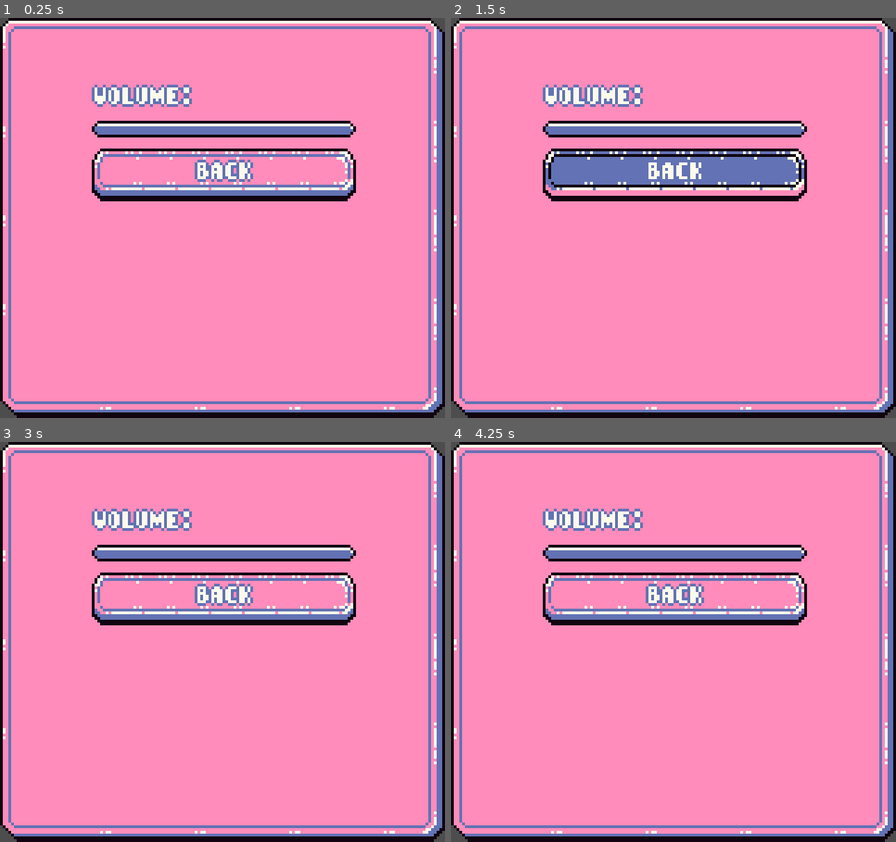
Above: before the commit, frames 1-4 (two rows, left to right).
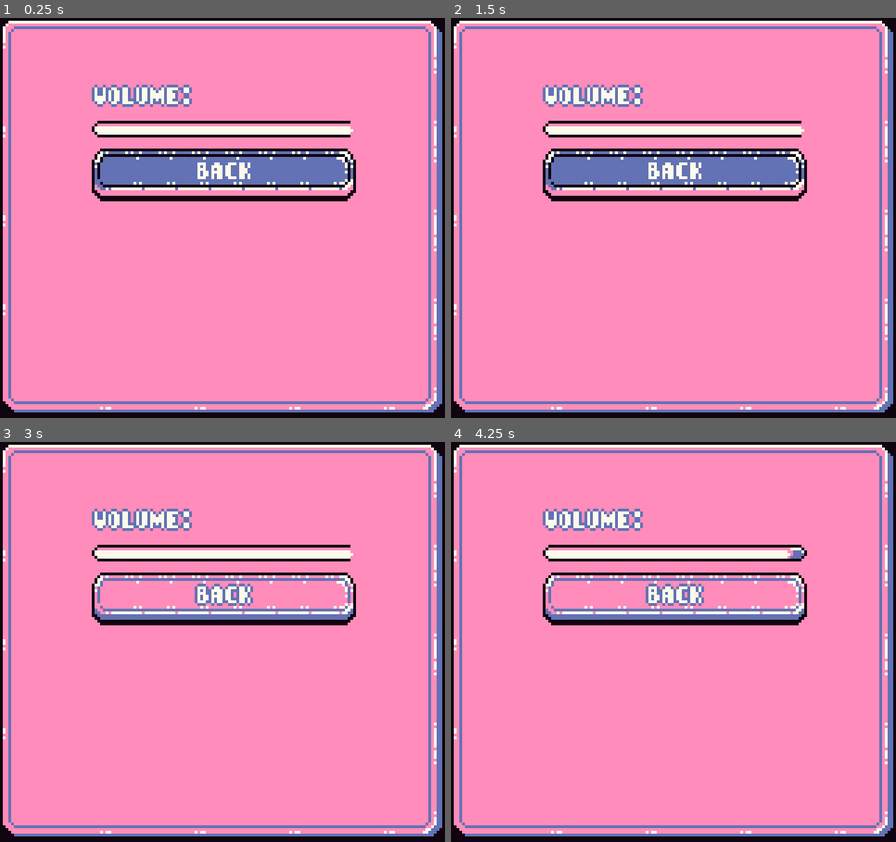
Above: after the commit, the same moments.

Repository: 0xspiderr/gbjam13_gamejam
Game: Godot game, scene res://ui/menus/settings_menu.tscn
Same seed, same stepped clock (60 frames per second), same inputs: the game is played once before the commit and once after it. This scene is started directly instead of the project's main scene.
Inputs:
- Up to frame 1 (0.25 s): no input
- Up to frame 2 (1.5 s): hold D (right) 0.53-1.28 s; hold S (down) from 1.28 s (still down)
- Up to frame 3 (3 s): release S (down) at 2.03 s; hold D (right) 2.03-2.78 s; hold W (up) from 2.78 s (still down)
- Up to frame 4 (4.25 s): tap Enter at 3.5 s; release W (up) at 3.53 s; hold A (left) from 3.53 s (still down); hold Space (interact) from 3.53 s (still down)

The runs differ from the first frame. In frame 1, 7.0% of the frame differs, in the area x 0-100%, y 0-100%; in frame 2, 1.8%; in frame 3, 1.8%; in frame 4, 1.8%.

Commit message:
fixed settings audio

Diff:
--- a/ui/menus/settings_menu.gd
+++ b/ui/menus/settings_menu.gd
@@ -16,9 +16,10 @@
 func _ready() -> void:
 	ui_elems.append(back_button)
 	ui_elems.append(volume_slider)
+	ui_elems[index].grab_focus.call_deferred()
 
 
-func _input(event: InputEvent) -> void:
+func _unhandled_input(event: InputEvent) -> void:
 	if event.is_action_pressed("down"):
 		if index >= ui_elems.size() - 1:
 			index = 0
@@ -27,9 +28,6 @@
 		if index <= 0:
 			index = ui_elems.size() - 1
 
-
-	ui_elems[index].grab_focus.call_deferred()
-
 	if event.is_action_pressed("interact"):
 		_do_action_on_control()
 
@@ -37,12 +35,15 @@
 		if event.is_action_pressed("right"):
 			if volume_slider.value <= 100:
 				volume_slider.value += 5
+				AudioServer.set_bus_volume_db(0, linear_to_db(float(volume_slider.value / 100)))
 
 		if event.is_action_pressed("left"):
 			if volume_slider.value - 5 >= 0:
 				volume_slider.value -= 5
+				AudioServer.set_bus_volume_db(0, linear_to_db(float(volume_slider.value / 100)))
 
-
+	if is_inside_tree():
+		ui_elems[index].grab_focus.call_deferred()
 
 func _do_action_on_control() -> void:
 	match index:
@@ -52,9 +53,5 @@
 			_on_back_button_pressed()
 
 
-func _on_volume_slider_value_changed(value):
-	pass # Replace with function body.
-
-
 func _on_back_button_pressed():
 	get_tree().change_scene_to_file("res://ui/menus/main_menu.tscn")
--- a/ui/menus/settings_menu.tscn
+++ b/ui/menus/settings_menu.tscn
@@ -11,6 +11,15 @@
 grow_horizontal = 2
 grow_vertical = 2
 script = ExtResource("1_86yk5")
+
+[node name="ColorRect" type="ColorRect" parent="."]
+layout_mode = 1
+anchors_preset = 15
+anchor_right = 1.0
+anchor_bottom = 1.0
+grow_horizontal = 2
+grow_vertical = 2
+color = Color(0.0588235, 0.0156863, 0.0588235, 1)
 
 [node name="MarginContainer" type="MarginContainer" parent="."]
 layout_mode = 1
@@ -44,10 +53,9 @@
 
 [node name="Volume_Slider" type="HSlider" parent="MarginContainer/Panel/VBoxContainer"]
 layout_mode = 2
+value = 100.0
 
 [node name="Back_Button" type="Button" parent="MarginContainer/Panel/VBoxContainer"]
 layout_mode = 2
 mouse_filter = 2
 text = "Back"
-
-[connection signal="value_changed" from="MarginContainer/Panel/VBoxContainer/Volume_Slider" to="." method="_on_volume_slider_value_changed"]
